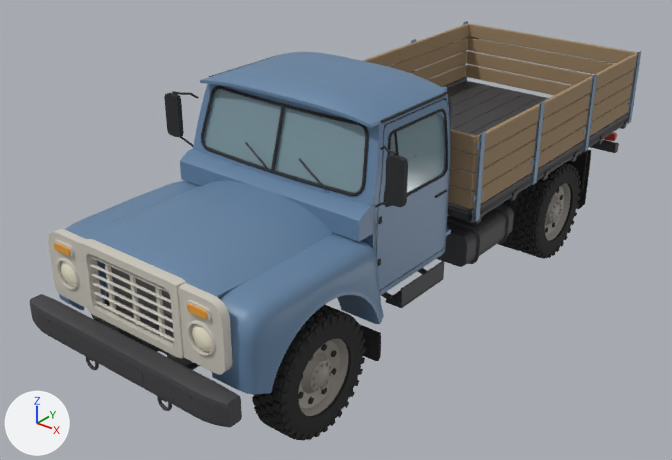
The Blender file art/vehicles/doruk-k180/Doruk-K180_Master.blend: old version first, new version second.
Rendered twice from a 50 mm camera at (5.26, -7.06, 5.03) aimed at (-0.22, -0.21, 0.78). The axes (+X, +Y, +Z) are drawn at lower left. The lights are the same throughout. The picture after the commit comes second.
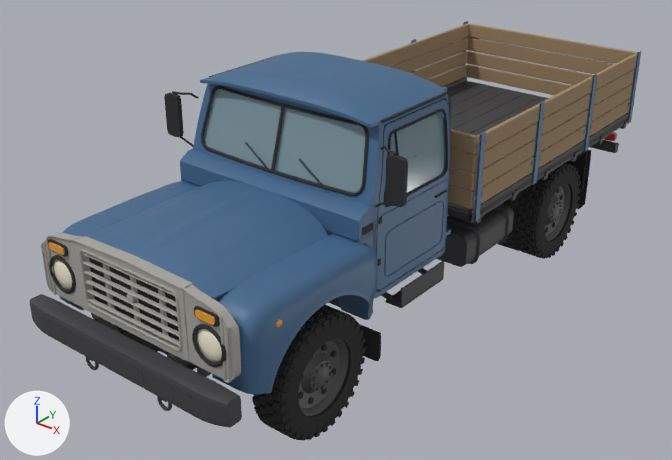
Boxes [x1, y1, x2, y2] around the edits, measured in the pictures (672 x 460 px; the box of a moved part takes in the faces that stretch with it):
'Cabin_Shell', recoloured: [180, 52, 451, 295] in both
'Hood', recoloured: [86, 181, 328, 297] in both
'Fender_FL', recoloured, reshaped: before [212, 233, 384, 394]; after [212, 233, 378, 394]
'Grille_Panel', recoloured, reshaped (9% wider): before [48, 229, 232, 375]; after [41, 233, 241, 383]
'Door_L', recoloured: [376, 99, 450, 290] in both
'Grille_Panel_Back', added: after [48, 239, 226, 367]
'Wheel_FL_Rim', recoloured (grey to dark grey): [298, 339, 348, 416] in both
'Fender_FR', recoloured, shading changed: [59, 181, 200, 310] in both
'Wheel_RL_Rim', recoloured (grey to dark grey): [545, 183, 571, 241] in both
'Headlight_L', moved: before [192, 324, 212, 352]; after [198, 329, 222, 361]
'Cargo_Stake_L1', recoloured: [473, 131, 487, 222] in both
'Cargo_Stake_L2', recoloured: [531, 101, 545, 185] in both
'Headlight_R', moved: before [61, 261, 76, 286]; after [54, 260, 72, 289]
'Cargo_Stake_L3', recoloured: [583, 74, 597, 152] in both
'Turn_Signal_R', moved: before [54, 243, 70, 256]; after [48, 242, 65, 255]
'Inner_Fender_L', added (mostly hidden): after [197, 230, 341, 377]
'Fender_FL_Marker', added: after [276, 319, 282, 328]
'Cargo_Stake_R3', recoloured: [410, 39, 416, 73] in both
part 1 of me_cabin_shell, added (mostly hidden): after [357, 231, 375, 248]
part 2 of me_cabin_trim, added: after [362, 222, 373, 236]
part 3 of me_cabin_trim, moved or reshaped: before [384, 98, 446, 270]; after [376, 98, 446, 291]
part 4 of me_grille_panel, moved or reshaped: before [105, 264, 116, 314]; after [103, 264, 114, 309]
part 5 of me_grille_panel, moved or reshaped: before [155, 287, 166, 339]; after [158, 289, 169, 336]
part 6 of me_grille_panel, added: after [79, 249, 182, 351]
part 7 of me_grille_panel, moved or reshaped: before [48, 229, 232, 375]; after [41, 233, 241, 383]
part 8 of me_fender_fl, moved or reshaped: before [337, 280, 384, 324]; after [337, 278, 378, 320]
'Engine_Block', unchanged, covered by the edit: before [111, 267, 225, 338]

What changed in the scene script:
```text
Change mat_m_body:
    mat_m_body.base_color: (0.13, 0.23, 0.37) -> (0.055, 0.14, 0.27)  # blue #6584a4 -> blue #42698e
Change mat_m_grille:
    mat_m_grille.base_color: (0.62, 0.59, 0.52) -> (0.4, 0.39, 0.36)  # light grey #cecabf -> grey #aaa8a2
Change mat_m_rim:
    mat_m_rim.base_color: (0.3, 0.28, 0.25) -> (0.075, 0.075, 0.08)  # grey #959089 -> dark grey #4d4d50
Change me_cabin_shell:
    used by ob_cabin_shell; parent = ob_chassis; location = (0.0, 0.0, 0.0)
    remove me_cabin_shell.from_pydata(...)  # 3851 vertices, 3842 faces; spans x -1.08..1.08, y -1.52..-0.02, z 0.9..2.65
    add me_cabin_shell.from_pydata(...)  # 3899 vertices, 3886 faces; spans x -1.08..1.08, y -1.52..-0.02, z 0.9..2.65
    me_cabin_shell part 1: a new loose piece of 24 vertices spanning x 1.05..1.08, y -1.52..-1.3, z 1.08..1.58, in mat_m_body (blue #42698e)
    other edits to the shape of me_cabin_shell do not show in these pictures
Change me_cabin_trim:
    used by ob_cabin_trim; parent = ob_cabin_shell; location = (0.0, 0.0, 0.0)
    remove me_cabin_trim.from_pydata(...)  # 1786 vertices, 1774 faces; spans x -1.06..1.06, y -1.4..0.0, z 0.94..2.5
    add me_cabin_trim.from_pydata(...)  # 1802 vertices, 1786 faces; spans x -1.08..1.08, y -1.48..0.0, z 0.94..2.5
    me_cabin_trim part 2: a new loose piece, a box spanning x 1.075..1.081, y -1.48..-1.33, z 1.6..1.67, in mat_m_rubber (black #272729)
    me_cabin_trim part 3: 214 vertices moved from x 0.95..1.06, y -1.28..-0.1, z 0.94..2.46 to x 0.96..1.06, y -1.28..-0.1, z 0.94..2.46; 26 vertices removed from x 1.04..1.06, y -1.28..-0.88, z 0.94..1.2; 26 vertices added at x 1.05..1.06, y -1.28..-0.88, z 0.94..1.18
    other edits to the shape of me_cabin_trim do not show in these pictures
Change me_grille_panel:
    used by ob_grille_panel; parent = ob_parts; location = (0.0, -3.0, 1.33)
    remove me_grille_panel.from_pydata(...)  # 2444 vertices, 2318 faces; spans x -1.03..1.03, y -0.1..0.01, z -0.33..0.33
    add me_grille_panel.from_pydata(...)  # 3770 vertices, 3672 faces; spans x -1.13..1.13, y -0.1..0.01, z -0.33..0.36
    me_grille_panel part 4: the loose piece of 8 vertices spanning x -0.32..-0.28, y -0.05..-0.02, z -0.27..0.27 is moved by (-0.03, 0.0, 0.0)
    me_grille_panel part 5: the loose piece of 8 vertices spanning x 0.28..0.32, y -0.05..-0.02, z -0.27..0.27 is moved by (0.03, 0.0, 0.0)
    me_grille_panel part 6: a new loose piece of 504 vertices spanning x -0.59..0.59, y -0.1..-0.08, z -0.27..0.28, in mat_m_grille (grey #aaa8a2)
    me_grille_panel part 7: 38 vertices moved within x -1.03..1.03, y -0.09..0.01, z -0.25..0.31; 2270 vertices removed from x -1.03..1.03, y -0.1..0.01, z -0.33..0.33; 3092 vertices added at x -1.13..1.13, y -0.1..0.01, z -0.33..0.36
Change me_fender_fl:
    where me_fender_fl.from_pydata(...)  # 765 vertices, 750 faces; spans x 0.0..0.41, y -0.9..0.84, z -0.81..0.0
    used by ob_fender_fl; parent = ob_parts; location = (0.8, -2.1, 1.56)
    me_fender_fl part 8: 104 of 765 vertices moved; they spanned x 0.25..0.41, y 0.57..0.83, z -0.81..-0.38 and now span x 0.13..0.4, y 0.57..0.83, z -0.81..-0.38; mean shift (-0.07, 0.0, 0.0); largest move (0.38, 0.82, -0.78) -> (0.26, 0.82, -0.78)
Change me_fender_fr:
    where me_fender_fr.from_pydata(...)  # 765 vertices, 750 faces; spans x -0.41..0.0, y -0.9..0.84, z -0.81..0.0
    used by ob_fender_fr; parent = ob_parts; location = (-0.8, -2.1, 1.56)
    me_fender_fr part 9: edges marked sharp go from 344 to 343
Change ob_headlight_l:
    ob_headlight_l.location: (0.8, -3.03, 1.28) -> (0.88, -3.03, 1.25)
Change ob_headlight_r:
    ob_headlight_r.location: (-0.8, -3.03, 1.28) -> (-0.88, -3.03, 1.25)
Change ob_turn_signal_r:
    ob_turn_signal_r.location: (-0.8, -3.1, 1.525) -> (-0.88, -3.1, 1.505)
Add ob_inner_fender_l:
    ob_inner_fender_l = bpy.data.objects.new('Inner_Fender_L', me_inner_fender_l)  # 632 vertices, 630 faces; spans x -0.01..0.19, y -0.88..0.77, z -0.39..0.39; in mat_m_steel (dark grey #3f3f42)
    ob_inner_fender_l.parent = ob_chassis
    ob_inner_fender_l.location = (0.62, -2.1, 1.15)
Add ob_fender_fl_marker:
    ob_fender_fl_marker = bpy.data.objects.new('Fender_FL_Marker', me_fender_fl_marker)  # 80 vertices, 80 faces; spans x -0.006..0.024, y -0.034..0.034, z -0.034..0.034; in mat_m_amber (orange #eda238)
    ob_fender_fl_marker.parent = ob_fender_fl
    ob_fender_fl_marker.location = (0.39, -0.56, -0.2)
Add ob_grille_panel_back:
    ob_grille_panel_back = bpy.data.objects.new('Grille_Panel_Back', me_grille_panel_back)  # 542 vertices, 488 faces; spans x -1.06..1.06, y -0.1..0.01, z -0.27..0.28; in mat_m_rubber (black #272729)
    ob_grille_panel_back.parent = ob_grille_panel
    ob_grille_panel_back.location = (0.0, 0.0, 0.0)
```
